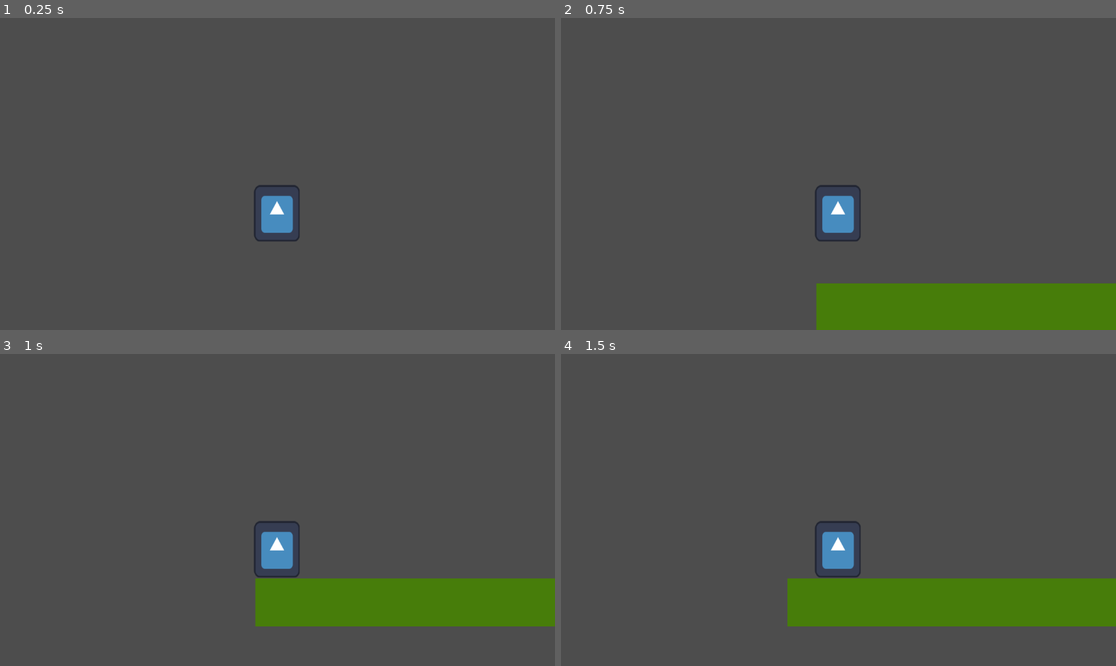
Above: before the commit, frames 1-4 (two rows, left to right).
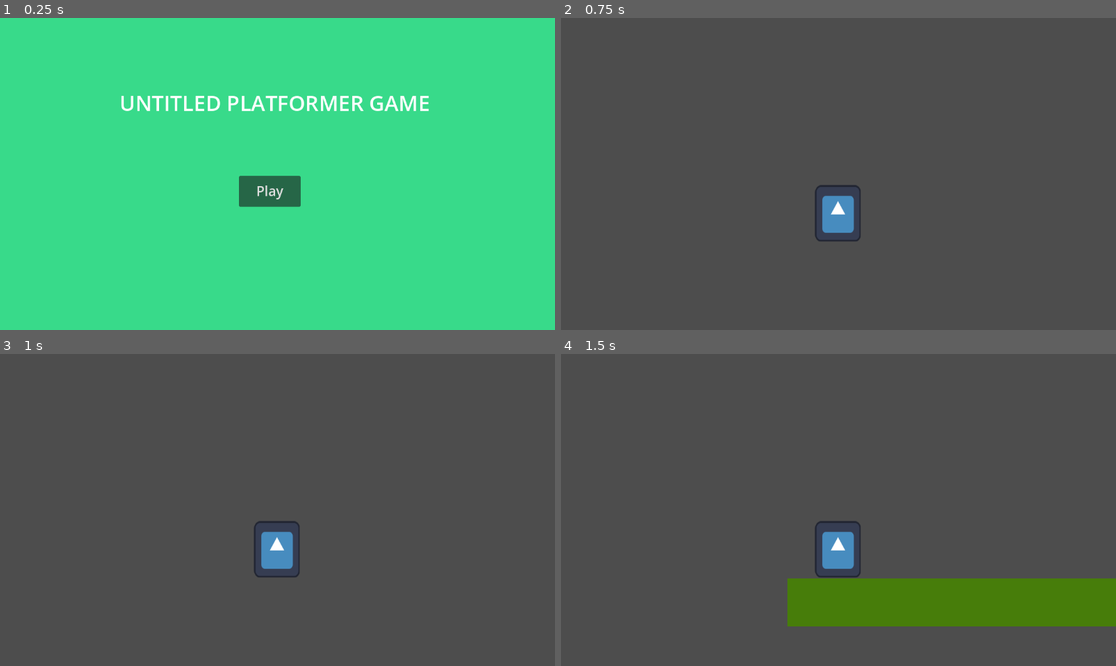
Above: after the commit, the same moments.

Repository: PalmeiraLabs/Knightly-Troubles-Game
Game: Godot game, scene res://scenes/main_menu.tscn
Two runs of this game, one before a commit and one after it. Both use one fixed random seed, a clock stepped at 60 frames per second and the inputs below. Before the commit the project starts from res://world.tscn. The engine's default icon, where the game draws it, is replaced by a stand-in: a white triangle on a blue panel in a dark square.
Inputs (mouse positions are in pixels of both pictures, inside the frame that each line leads up to):
- Up to frame 1 (0.25 s): no input
- Up to frame 2 (0.75 s): click (832, 192) at 0.5 s, where only the run after the commit has a clickable "Play"
- Up to frame 3 (1 s): no input
- Up to frame 4 (1.5 s): hold D (move_right) from 1.28 s (still down)

The runs differ from the first frame. In frame 1, 100% of the frame differs, in the area x 0-100%, y 0-100%; in frame 2, 8.1%; in frame 3, 8.3%; in frame 4, nothing differs.

Commit message:
feat: add main menu sceen to project

Diff:
--- a/project.godot
+++ b/project.godot
@@ -11,7 +11,7 @@
 [application]
 
 config/name="Nuevo Proyecto de Juego"
-run/main_scene="res://world.tscn"
+run/main_scene="res://scenes/main_menu.tscn"
 config/features=PackedStringArray("4.3", "Forward Plus")
 config/icon="res://icon.svg"
 
--- /dev/null
+++ b/scenes/main_menu.tscn
@@ -0,0 +1,39 @@
+[gd_scene load_steps=4 format=3 uid="uid://ctor6yldedycj"]
+
+[ext_resource type="Script" path="res://scripts/main_menu.gd" id="1_t503g"]
+
+[sub_resource type="Gradient" id="Gradient_usah1"]
+offsets = PackedFloat32Array(0)
+colors = PackedColorArray(0.222116, 0.85516, 0.541697, 1)
+
+[sub_resource type="GradientTexture1D" id="GradientTexture1D_i827f"]
+gradient = SubResource("Gradient_usah1")
+
+[node name="MainMenu" type="Node2D"]
+script = ExtResource("1_t503g")
+
+[node name="Background" type="Sprite2D" parent="."]
+position = Vector2(575.999, 324)
+scale = Vector2(4.50001, 648)
+texture = SubResource("GradientTexture1D_i827f")
+
+[node name="Tittle" type="Label" parent="."]
+offset_left = 248.0
+offset_top = 144.0
+offset_right = 893.0
+offset_bottom = 208.0
+theme_override_font_sizes/font_size = 44
+text = "Untitled Platformer Game"
+horizontal_alignment = 1
+vertical_alignment = 1
+uppercase = true
+
+[node name="PlayButton" type="Button" parent="."]
+offset_left = 496.0
+offset_top = 328.0
+offset_right = 624.0
+offset_bottom = 392.0
+theme_override_font_sizes/font_size = 28
+text = "Play"
+
+[connection signal="pressed" from="PlayButton" to="." method="_on_play_button_pressed"]
--- /dev/null
+++ b/scripts/main_menu.gd
@@ -0,0 +1,7 @@
+extends Node2D
+
+const INITIAL_SCENE = "res://world.tscn"
+
+
+func _on_play_button_pressed():
+	get_tree().change_scene_to_file(INITIAL_SCENE)
